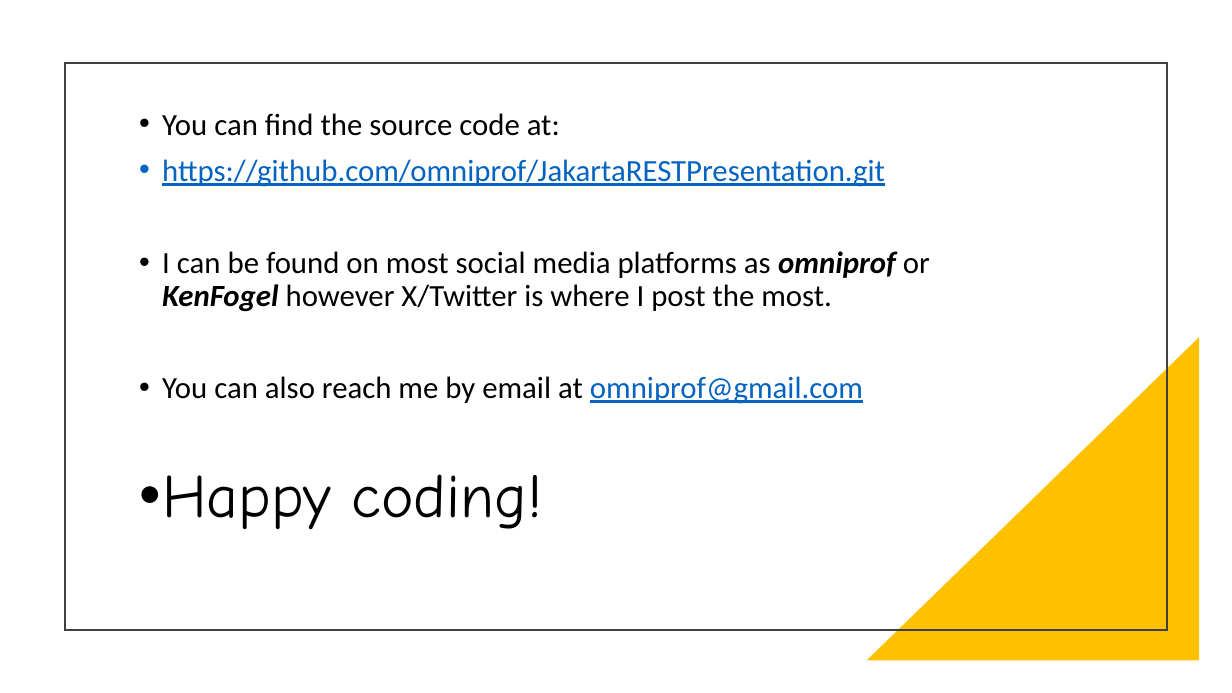
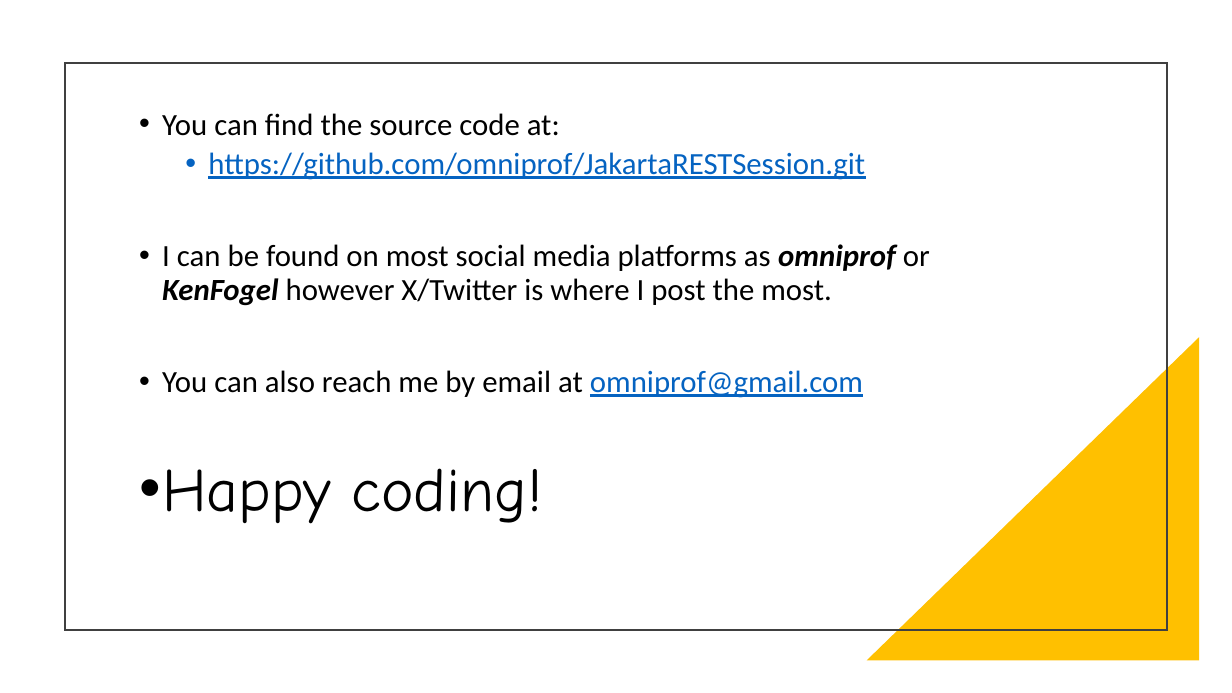
Before and after one commit to omniprof/JakartaRESTSession, a slide deck: slide 10 of JakartaRESTPresentation.pptx (slide 13 before the commit). Drawn at 1232x693 pixels with LibreOffice and Linux fonts; fonts in the diff are those of the drawing. Boxes give left, top, right and bottom in pixels: in the first picture for what was removed or moved away, otherwise in the second. Text is boxed around its words. In the diff, an @@ line names an element or a change of style, - is before the commit and + after.

```diff
--- a/JakartaRESTPresentation.pptx
+++ b/JakartaRESTPresentation.pptx
@@ text at (x1=208, y1=152, x2=865, y2=180): text changed @@
-• https://github.com/omniprof/JakartaRESTPresentation.git
+  • https://github.com/omniprof/JakartaRESTSession.git
```
Also in this commit, not shown: 3 slides removed, 2 other files.
